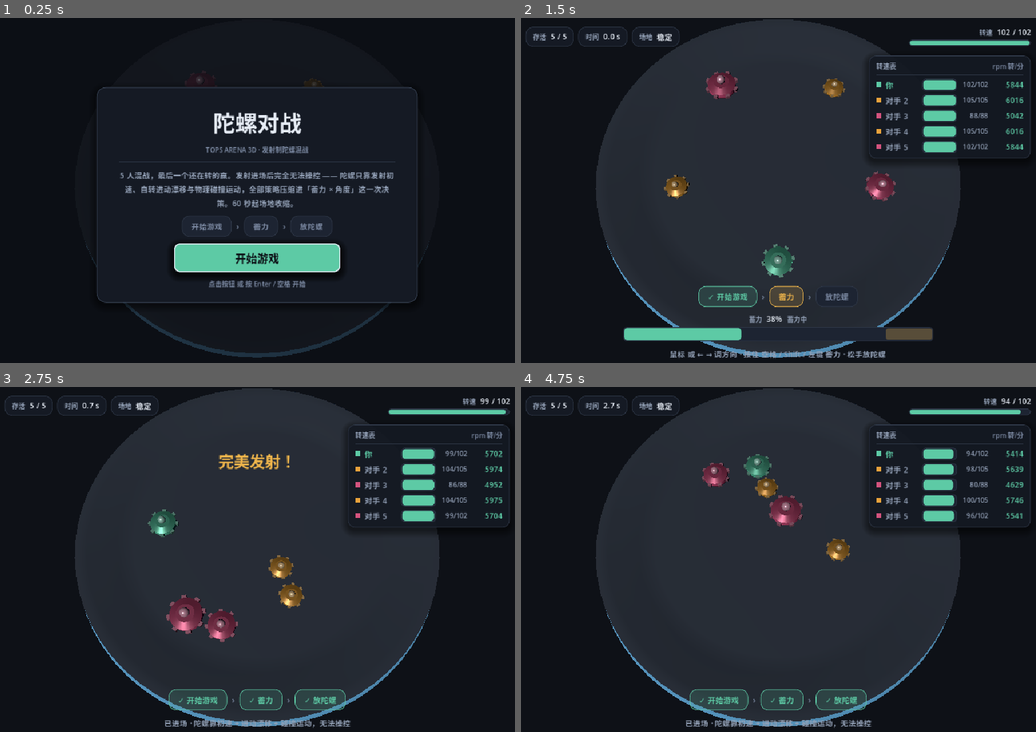
Above: before the commit, frames 1-4 (two rows, left to right).
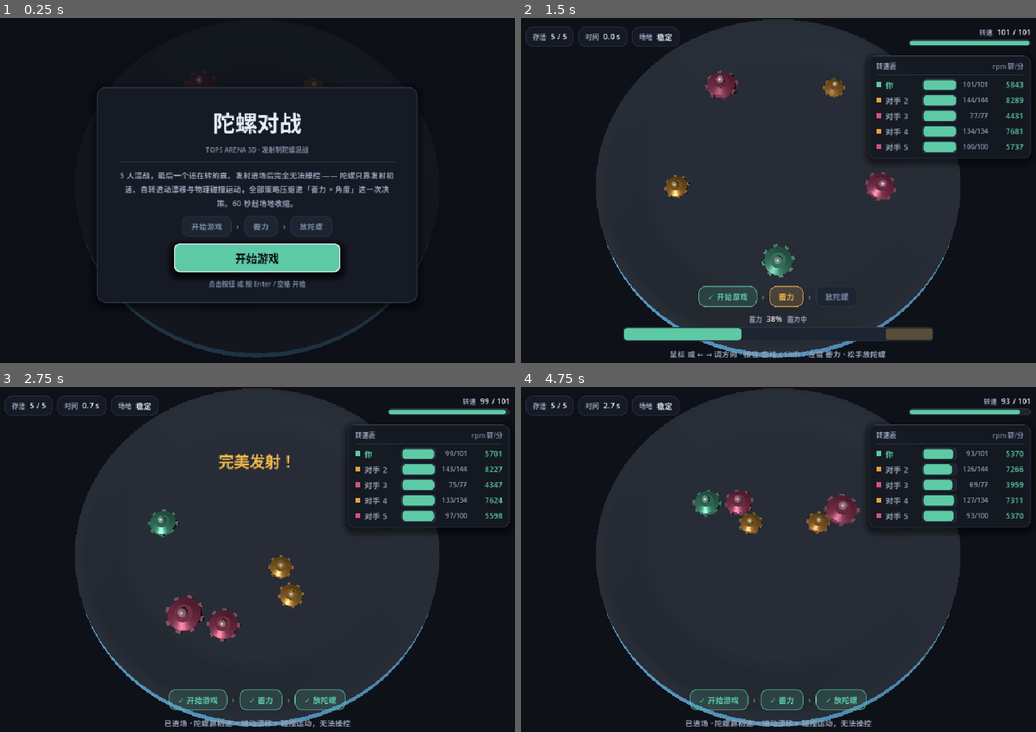
Above: after the commit, the same moments.

Repository: w814929152/Tops3D
Game: Godot game, scene res://tops/tops_main.tscn
The game is run twice, just before and just after one commit, with the same random seed, the same clock (stepped at 60 frames per second) and the same inputs.
Inputs (mouse positions are in pixels of both pictures, inside the frame that each line leads up to):
- Up to frame 1 (0.25 s): no input
- Up to frame 2 (1.5 s): click "开始游戏" at 0.5 s; tap Enter (ui_accept) at 1.25 s; move the mouse to (896, 176) at 1.27 s; hold D (tops_right) from 1.28 s (still down); hold Shift (tops_boost) from 1.28 s (still down); click (896, 176) at 1.42 s
- Up to frame 3 (2.75 s): tap Enter (ui_accept) at 1.52, 2.27 s; move the mouse to (149, 580) at 2.02 s; release D (tops_right) at 2.03 s; release Shift (tops_boost) at 2.03 s; hold S (tops_down) from 2.03 s (still down); tap Shift (tops_boost) at 2.1 s
- Up to frame 4 (4.75 s): move the mouse to (830, 487) at 2.77 s; release S (tops_down) at 2.78 s; hold D (tops_right) 2.78-3.53 s; hold Shift (tops_boost) 2.78-3.53 s; move the mouse to (752, 635) at 3.52 s; hold W (tops_up) 3.53-4.28 s; tap Shift (tops_boost) at 3.6 s; click (752, 635) at 3.67 s; tap Enter (ui_accept) at 3.77, 4.52 s; move the mouse to (938, 618) at 4.27 s; hold A (tops_left) from 4.28 s (still down); hold Shift (tops_boost) from 4.28 s (still down)

The runs differ from the first frame. In frame 2, 0.5% of the frame differs, in the area x 27-100%, y 3-72%; in frame 3, 0.8%; in frame 4, 3.2%, in the area x 33-100%, y 3-51%.

Commit message:
起手转速改由发射能量推导（等能量 + 传动滑移 β=0.40）
- 删掉 ARCHETYPES 里手写的 spin_max，新增 TopBody.derived_spin_max：
  ω₀ = √(2E/I_ref)·(I/I_ref)^((β−1)/2)，E=1.318 J 以 BALANCED 反算
- TopsSpin 新增 LAUNCH_ENERGY_J / LAUNCH_SLIP_EXP / launch_omega
- β=0.40 → 档位 132/102/79；tip_mu 反解为 0.132/0.150/0.164 以复现
  旧均衡版的递减寿命格局（104/92/77 s），抵消 RAM 的抗撞优势
- 120 局胜率：玩家 22%、AI 各原型 17~24%，平均名次 2.63~3.47
- 测试：winrate 支持 -- --rounds=N；wobble 改用 derived_spin_max；
  mass_probe 新增第⑩节（按靶寿命反解 tip_mu）；截图重生成

Diff:
--- a/tests/tops_lowspin_wobble.gd
+++ b/tests/tops_lowspin_wobble.gd
@@ -74,7 +74,8 @@
 	return {
 		"m": m, "r": r, "k": k,
 		"I": TopsSpin.axial_inertia(m, r, k),
-		"spin_max": float(p["spin_max"]),
+		# ⚠ ARCHETYPES 里已经没有 spin_max 了（2026-09-29 起由发射能量推导）
+		"spin_max": TopBody.derived_spin_max(arch),
 	}
 
 
--- /dev/null
+++ b/tests/tops_mass_probe.gd
@@ -0,0 +1,228 @@
+extends SceneTree
+##
+## 质量因素探针：把「质量」单独拎出来，看它在自然衰减 / 互撞 / 撞墙里到底起多大作用。
+##
+## 跑法：
+##   "Godot_..._console.exe" --headless --path "D:/Tops3D" --script res://tests/tops_mass_probe.gd
+##
+## 四个实验：
+##   ① 原型物理量：m → I = k·m·r² 真的是按质量算出来的吗
+##   ② 自然衰减  ：轴尖干摩擦 τ ∝ m、惯量 I ∝ m → 理论上**质量约掉**，差异只来自 r/k/μ
+##   ③ 互撞      ：Δω = J_t·r/I，J_t ∝ m_red → 自己越重掉得越少、对手越重自己掉得越多
+##   ④ 撞墙      ：J_n ∝ m、I ∝ m → 理论上也**约掉**
+## ②④ 都用「把 RAM 的质量换成 DART 的，其余一律不变」做对照，直接分离出质量的贡献。
+##
+
+const SPIN := 100.0          # 参与对比的转速（点）
+const HIT_SPEED := 200.0     # 单侧接近速度（wu/s），相向 → 相对 400
+
+
+func _initialize() -> void:
+	await process_frame
+	var archs: Array[StringName] = [&"DART", &"BALANCED", &"RAM"]
+	var tops: Array[TopTop] = []
+	for i in archs.size():
+		tops.append(TopTop.create(archs[i], i + 1))
+
+	print("════════ 质量在「旋转 / 碰撞」里的作用 ════════")
+
+	print("\n① 原型物理量（质量是否真的进了惯量）")
+	# ⚠ GDScript 的 % 不支持 %e/%g，惯量用 ×10⁻⁶ 自己拼
+	print("  原型        质量    半径   shape_k  I(×10⁻⁶ kg·m²)  ω_c(rad/s)")
+	for i in tops.size():
+		var t: TopTop = tops[i]
+		print("  %-10s %5.0f g %5.0f mm %7.2f %14.2f %10.1f"
+				% [String(archs[i]), t.mass_kg * 1000.0, t.radius_m * 1000.0,
+				   t.shape_k, t.axial_inertia * 1e6, t.omega_crit])
+	print("  · I = k·m·r²：质量 0.7→1.6（2.3×）、半径 13→19，两者叠出 %.1f× 的惯量差"
+			% [tops[2].axial_inertia / tops[0].axial_inertia])
+
+	# ── ② 自然衰减 ──
+	print("\n② 自然衰减（满转速 %d 点 = %.0f rad/s）" % [int(SPIN), TopsSpin.omega_of(SPIN)])
+	print("  原型      dω/dt(rad/s²)   掉光约(s)   换成DART质量后  →  变化")
+	var w0: float = TopsSpin.omega_of(SPIN)
+	var base_decay: float = 0.0
+	for i in tops.size():
+		var t: TopTop = tops[i]
+		var d: float = TopsSpin.natural_domega(t.mass_kg, t.radius_m, t.axial_inertia,
+				t.tip_mu, t.tip_r_eff, w0)
+		if i == 0:
+			base_decay = d
+		# 对照：只把质量换成 DART 的，r / k / μ / I 的定义不变（I 随质量重算）
+		var m_dart: float = float(TopBody.ARCHETYPES[&"DART"]["mass"]) * TopsSpin.MASS_UNIT_KG
+		var i_dart: float = TopsSpin.axial_inertia(m_dart, t.radius_m, t.shape_k)
+		var d_sw: float = TopsSpin.natural_domega(m_dart, t.radius_m, i_dart,
+				t.tip_mu, t.tip_r_eff, w0)
+		var rel: float = (d_sw / d) if absf(d) > 1e-9 else 0.0
+		print("  %-10s %12.2f %10.1f %14.2f  →  ×%.3f"
+				% [String(archs[i]), d, w0 / absf(d), d_sw, rel])
+	print("  · 同一颗陀螺只改质量：若 ×1.000 说明质量在这一项里**完全约掉**（干摩擦 τ∝m、I∝m）")
+
+	# ── ③ 互撞：DART / BALANCED / RAM 两两对撞 ──
+	print("\n③ 正面对撞（各以 %d wu/s 相向，双方转速 %d 点）" % [int(HIT_SPEED), int(SPIN)])
+	print("  组合                 A 掉(点)   B 掉(点)")
+	var n := Vector2(1.0, 0.0)
+	var rel_vel := Vector2(-HIT_SPEED * 2.0, 0.0)   # b 相对 a 的速度
+	for i in tops.size():
+		for j in range(i + 1, tops.size()):
+			var a: TopTop = tops[i]
+			var b: TopTop = tops[j]
+			var dw: Vector2 = TopsSpin.contact_domega(
+					a.mass_kg, a.radius_m, a.axial_inertia, TopsSpin.omega_of(SPIN),
+					b.mass_kg, b.radius_m, b.axial_inertia, TopsSpin.omega_of(SPIN),
+					n, rel_vel, Vector2.ZERO, Vector2.ZERO, 0.0)
+			print("  %-9s vs %-9s %8.2f %9.2f"
+					% [String(archs[i]), String(archs[j]),
+					   TopsSpin.spin_of(dw.x), TopsSpin.spin_of(dw.y)])
+
+	# 对照：RAM 挨打时，只把「自己」的质量换成 DART 的 → 自己掉多少
+	print("\n  对照（RAM 挨 BALANCED 撞，只改 RAM 自己的质量）")
+	var bal: TopTop = tops[1]
+	var ram: TopTop = tops[2]
+	for m in [0.7, 1.0, 1.6, 2.4]:
+		var m_kg: float = m * TopsSpin.MASS_UNIT_KG
+		var i_kg: float = TopsSpin.axial_inertia(m_kg, ram.radius_m, ram.shape_k)
+		var dw2: Vector2 = TopsSpin.contact_domega(
+				m_kg, ram.radius_m, i_kg, TopsSpin.omega_of(SPIN),
+				bal.mass_kg, bal.radius_m, bal.axial_inertia, TopsSpin.omega_of(SPIN),
+				n, rel_vel, Vector2.ZERO, Vector2.ZERO, 0.0)
+		# ⚠ GDScript 的 % 不支持 %e/%g，科学计数法要自己拼
+		print("    RAM 质量 %.1f（I=%.2f×10⁻⁶）→ 自己掉 %6.2f 点，对手掉 %6.2f 点"
+				% [m, i_kg * 1e6, TopsSpin.spin_of(dw2.x), TopsSpin.spin_of(dw2.y)])
+
+	# ── ④ 撞墙 ──
+	print("\n④ 撞墙（以 %d wu/s 撞上碗壁，转速 %d 点）" % [int(HIT_SPEED), int(SPIN)])
+	print("  原型      掉(点)   换成DART质量后  →  变化")
+	for i in tops.size():
+		var t: TopTop = tops[i]
+		var dw_w: float = TopsSpin.wall_domega(t.mass_kg, t.radius_m, t.axial_inertia,
+				TopsSpin.omega_of(SPIN), HIT_SPEED)
+		var m_dart2: float = float(TopBody.ARCHETYPES[&"DART"]["mass"]) * TopsSpin.MASS_UNIT_KG
+		var i_dart2: float = TopsSpin.axial_inertia(m_dart2, t.radius_m, t.shape_k)
+		var dw_sw: float = TopsSpin.wall_domega(m_dart2, t.radius_m, i_dart2,
+				TopsSpin.omega_of(SPIN), HIT_SPEED)
+		var rel2: float = (dw_sw / dw_w) if absf(dw_w) > 1e-9 else 0.0
+		print("  %-10s %6.2f %14.2f  →  ×%.3f"
+				% [String(archs[i]), TopsSpin.spin_of(dw_w), TopsSpin.spin_of(dw_sw), rel2])
+	print("  · 撞墙时 J_n ∝ m、I ∝ m，若 ×1.000 说明质量在这一项里也**完全约掉**")
+
+	# ── ⑤ 初始转速：当前是手写档位，若按「等发射能量」建模该是多少 ──
+	print("\n⑤ 初始转速与质量（发射能量假定与陀螺无关）")
+	var ref: TopTop = tops[1]
+	var e_launch: float = 0.5 * ref.axial_inertia * pow(TopsSpin.omega_of(ref.spin_max), 2.0)
+	print("  以 BALANCED 档位 %d 点为基准 → 发射转动动能 E = %.3f J" % [int(ref.spin_max), e_launch])
+	print("  原型      当前档位    等能量推算     差值")
+	for i in tops.size():
+		var t: TopTop = tops[i]
+		var w_eq: float = sqrt(2.0 * e_launch / maxf(t.axial_inertia, 1e-12))
+		print("  %-10s %6.0f 点 %9.0f 点 %+8.0f"
+				% [String(archs[i]), t.spin_max, TopsSpin.spin_of(w_eq),
+				   TopsSpin.spin_of(w_eq) - t.spin_max])
+	print("  · 等能量下 ω₀ = √(2E/I) ∝ 1/√m：重的陀螺起手就该更慢。")
+	print("    当前档位已由发射能量推导（含 β=%.2f 的传动滑移），「等能量推算」一列是 β=0 的纯理论值。"
+			% TopsSpin.LAUNCH_SLIP_EXP)
+
+	# ── ⑥ 起手转速 → 能转多久（纯自然衰减，dt=0.1s 积分到停）──
+	print("\n⑥ 起手转速 → 自然寿命（纯衰减，不含碰撞）")
+	print("  原型      起手(点)  起手(rad/s)  自然寿命(s)")
+	for i in tops.size():
+		var t: TopTop = tops[i]
+		var w: float = TopsSpin.omega_of(t.spin_max)
+		var tt: float = 0.0
+		var dt: float = 0.1
+		while w > 1.0 and tt < 900.0:
+			var dwdt: float = TopsSpin.natural_domega(t.mass_kg, t.radius_m,
+					t.axial_inertia, t.tip_mu, t.tip_r_eff, w)
+			w = maxf(w + dwdt * dt, 0.0)
+			tt += dt
+		print("  %-10s %8.0f %12.0f %12.1f"
+				% [String(archs[i]), t.spin_max, TopsSpin.omega_of(t.spin_max), tt])
+
+	# ── ⑦ 反解：要让三者自然寿命都 ≈ TARGET，tip_mu 该给多少 ──
+	const TARGET := 90.0
+	print("\n⑦ 轴尖品质反解（目标：三者自然寿命都 %.0f s）" % TARGET)
+	print("  原型      当前 tip_mu   当前寿命   达标所需 tip_mu")
+	for i in tops.size():
+		var t: TopTop = tops[i]
+		var life_now: float = _lifetime(t.mass_kg, t.radius_m, t.axial_inertia,
+				t.tip_mu, t.tip_r_eff, TopsSpin.omega_of(t.spin_max))
+		var need_mu: float = _solve_tip_mu(t.mass_kg, t.radius_m, t.axial_inertia,
+				t.tip_r_eff, TopsSpin.omega_of(t.spin_max), TARGET)
+		print("  %-10s %9.2f %10.1f s %13.3f"
+				% [String(archs[i]), t.tip_mu, life_now, need_mu])
+	print("  · 起手快的（DART）需要**更钝**的轴尖才不至于通吃，起手慢的（RAM）需要**更尖**的轴尖。")
+	print("    这正是「爆发型 vs 持久型」的真实分工，tip_mu 从此是新的平衡砝码。")
+
+	# ── ⑧ 统一 tip_mu 时寿命呈什么格局（起手转速差会自己把寿命拉开）──
+	print("\n⑧ 若三者 tip_mu 统一，寿命格局（起手转速差自己会拉开寿命）")
+	print("  tip_mu    DART(%d)   BAL(%d)   RAM(%d)"
+			% [int(tops[0].spin_max), int(tops[1].spin_max), int(tops[2].spin_max)])
+	for mu in [0.10, 0.13, 0.15, 0.18, 0.21]:
+		var row: Array = []
+		for i in tops.size():
+			var t: TopTop = tops[i]
+			row.append(_lifetime(t.mass_kg, t.radius_m, t.axial_inertia, mu,
+					t.tip_r_eff, TopsSpin.omega_of(t.spin_max)))
+		print("  %6.2f %10.1f %10.1f %9.1f" % [mu, row[0], row[1], row[2]])
+	print("  · 寿命必须**递减**（DART 最长、RAM 最短）才能抵消 RAM 的抗撞优势；")
+	print("    三者拉平反而让「碰撞抗性」独占 → 实测 RAM 45%、DART 15%。")
+
+	# ── ⑨ 校准靶：2026-09-28 手写档位的寿命格局（实测胜率均衡的那一版）──
+	print("\n⑨ 校准靶：手写档位 105/102/88 + tip_mu 0.10/0.15/0.19 的寿命格局")
+	var legacy_spin: Array = [105.0, 102.0, 88.0]
+	var legacy_mu: Array = [0.10, 0.15, 0.19]
+	var legacy_life: Array = []
+	for i in tops.size():
+		var t: TopTop = tops[i]
+		var life: float = _lifetime(t.mass_kg, t.radius_m, t.axial_inertia,
+				legacy_mu[i], t.tip_r_eff, TopsSpin.omega_of(legacy_spin[i]))
+		legacy_life.append(life)
+		print("  %-10s 档位 %3.0f 点 / tip_mu %.2f → 寿命 %6.1f s"
+				% [String(archs[i]), legacy_spin[i], legacy_mu[i], life])
+	print("  · 这是实测胜率均衡（DART 10~20% / BAL 20~35% / RAM 15%）那一版的格局，")
+	print("    新档位（由能量推导）应当**复现这个寿命排序与差距**。")
+
+	# ── ⑩ 当前推导档位下，要复现校准靶寿命，tip_mu 该给多少 ──
+	print("\n⑩ 反解：当前推导档位 + 校准靶寿命 → 所需 tip_mu")
+	print("  原型      推导档位(点)  目标寿命(s)   所需 tip_mu   当前 tip_mu")
+	var need_mu_arr: Array = []
+	for i in tops.size():
+		var t: TopTop = tops[i]
+		var need_mu: float = _solve_tip_mu(t.mass_kg, t.radius_m, t.axial_inertia,
+				t.tip_r_eff, TopsSpin.omega_of(t.spin_max), float(legacy_life[i]))
+		need_mu_arr.append(need_mu)
+		print("  %-10s %9.0f %12.1f %13.3f %12.3f"
+				% [String(archs[i]), t.spin_max, float(legacy_life[i]), need_mu, t.tip_mu])
+	print("  · 把这三个数写进 ARCHETYPES 的 tip_mu，就能在「能量推导档位」下复现旧版寿命格局。")
+
+	print("\n═══════════════════════════════════════════")
+	for t in tops:
+		t.free()
+	quit(0)
+
+
+## 纯自然衰减下从 w0 转到停的秒数
+func _lifetime(m_kg: float, r_m: float, inertia: float, tip_mu: float,
+		tip_r_eff: float, w0: float) -> float:
+	var w: float = w0
+	var tt: float = 0.0
+	const dt := 0.1
+	while w > 1.0 and tt < 900.0:
+		var dwdt: float = TopsSpin.natural_domega(m_kg, r_m, inertia, tip_mu, tip_r_eff, w)
+		w = maxf(w + dwdt * dt, 0.0)
+		tt += dt
+	return tt
+
+
+## 二分反解 tip_mu：μ 越大寿命越短
+func _solve_tip_mu(m_kg: float, r_m: float, inertia: float, tip_r_eff: float,
+		w0: float, target: float) -> float:
+	var lo: float = 0.005
+	var hi: float = 2.0
+	for _k in 48:
+		var mid: float = (lo + hi) * 0.5
+		if _lifetime(m_kg, r_m, inertia, mid, tip_r_eff, w0) > target:
+			lo = mid      # 转太久 → 轴尖要更钝
+		else:
+			hi = mid
+	return (lo + hi) * 0.5
--- a/tests/tops_roster_check.gd
+++ b/tests/tops_roster_check.gd
@@ -61,6 +61,28 @@
 		if not maxes.has(sm):
 			maxes.append(sm)
 	h.ck(maxes.size() >= 2, "原型转速上限未被抹平（本局有 %d 档：%s）" % [maxes.size(), str(maxes)])
+
+	h.suite("电脑初始转速在区间内浮动（玩家仍是满速）")
+	var lo: float = TopsMain.AI_SPIN_LO
+	var hi: float = TopsMain.AI_SPIN_HI
+	var in_range := 0
+	var off_nominal := 0
+	for i in main._roster.size():
+		var t: TopTop = main._roster[i]
+		var ratio: float = t.spin / t.spin_max
+		if i == 0:   # 阵容第 0 位恒为玩家
+			h.ck(absf(ratio - 1.0) < 1e-6, "玩家是满转速，不被随机浮动影响")
+			continue
+		if ratio >= lo - 1e-6 and ratio <= hi + 1e-6:
+			in_range += 1
+		if absf(ratio - 1.0) > 0.01:
+			off_nominal += 1
+		# spin_cap 必须等于初始转速：击杀回血按它封顶，否则高转速的那一颗
+		# 一击杀就会被 minf 打回标称值，随机浮动等于白给。
+		h.ck(absf(t.spin_cap - t.spin) < 1e-6,
+				"对手 %d 的 spin_cap 跟着随机转速走（%.1f）" % [i + 1, t.spin_cap])
+	h.eq(in_range, 4, "4 个电脑的初始转速都落在 [%.2f, %.2f] × spin_max 内" % [lo, hi])
+	h.ck(off_nominal >= 2, "转速确实在浮动（%d/4 个偏离标称值）" % off_nominal)
 
 	h.suite("战斗：转速实时下降，出局只置 0 不移除")
 	Input.action_press("tops_boost")
--- a/tests/tops_smoke_main.gd
+++ b/tests/tops_smoke_main.gd
@@ -295,7 +295,7 @@
 	var p := _pair(h, 95, 96, Vector2(60.0, 300.0))
 	var a: TopTop = p[0]
 	var b: TopTop = p[1]
-	a.spin_max = 100.0            # 原型自带 spin_max（RAM 82 / DART 115），这里统一成 100
+	a.spin_max = 100.0            # 原型自带 spin_max 由发射能量推导（各原型不同），这里统一成 100
 	b.spin_max = 100.0
 	a.spin = 100.0
 	b.spin = 100.0
--- a/tests/tops_winrate_check.gd
+++ b/tests/tops_winrate_check.gd
@@ -4,6 +4,7 @@
 ## 显著偏高 = 有系统性偏差，不是运气好。
 ##
 ## 跑法：--headless --path D:/Tops3D --script res://tests/tops_winrate_check.gd
+##      局数可用 `-- --rounds=60` 覆盖（默认 20 局；调平衡时建议 60 局，否则 5% 档全是噪声）
 ##
 ## 同时分身份统计撞墙 / 接触 / 存活时长，用来定位偏差从哪来：
 ##   · 玩家进场后 thrusting 恒 false，只有漂移（drive_accel = accel×0.16）
@@ -11,12 +12,23 @@
 ## 而碰撞里 N_press = m_red·a_n 正比于 drive_accel 差 → 推进越猛，对磨掉转速越狠。
 ##
 
-const ROUNDS := 20
+const DEFAULT_ROUNDS := 20
 const TICKS := 960      # 960 tick/s × 16 倍速 = 每秒实时推进 16 s 游戏时间，且每步仍是 1/60 s
 const SPEEDUP := 16.0
 
+var ROUNDS := DEFAULT_ROUNDS
+
+
+## `-- --rounds=N` 覆盖局数（用户参数在 `--` 之后，OS.get_cmdline_user_args() 才拿得到）
+func rounds_from_args() -> int:
+	for a in OS.get_cmdline_user_args():
+		if a.begins_with("--rounds="):
+			return maxi(1, int(a.substr("--rounds=".length())))
+	return DEFAULT_ROUNDS
+
 
 func _initialize() -> void:
+	ROUNDS = rounds_from_args()
 	Engine.physics_ticks_per_second = 60
 	var scene := load("res://tops/tops_main.tscn")
 	var mm: TopsMain = scene.instantiate()
--- a/tops/sim/top_body.gd
+++ b/tops/sim/top_body.gd
@@ -18,22 +18,59 @@
 ##   · tip_mu  轴尖与盘面的滑动摩擦系数：尖而细的轴尖小（转得久），宽而钝的轴尖大
 ## 转速寿命差异**完全由 m / r / shape_k / tip_mu 推出来**，不再手写 decay 倍率。
 ##
-## ── spin_max 是三者的**平衡砝码**，别乱改 ──
-## 碰撞损耗 Δω = J_t/(k·m·r)：RAM 又重又大，挨一下只掉 DART 的 1/4，
-## 所以必须用**更少的初始转速**来换；DART 最脆，用**最多的转速**补。
-## 两者互相制衡，任一头给多了都会翻盘（2026-09-28 实测，10 局）：
-##   · 全部归一成 100  → 制衡消失，RAM 严格更优 → **RAM 90%**、DART 0%
-##   · 原型原值 115/100/82 → 自然衰减那头压过碰撞 → **DART 40%**、RAM 0%
-## 定档 105 / 102 / 88（2026-09-28，20 局实测胜率：DART 10~20% / BAL 20~35% / RAM 15%）。
-## 调这个数字时注意**两股力量相反**，只盯着一头会来回翻盘：
-##   给多了（如全部归一成 100）→ 碰撞抗性主导 → RAM 90%
-##   给少了（如原型原值 115/100/82）→ 自然衰减主导 → DART 40%、RAM 0%
-## 自然寿命指数 = spin_max ÷ (μ /(k·r))，本档为 DART 6827 / BAL 5982 / RAM 5105。
+## ── tip_mu 是**平衡砝码**（2026-09-29，配合能量推导的起手转速）──
+## 起手转速由 √(2E/I) 推出来之后，寿命（自然衰减）只能靠 tip_mu 调，它是唯一的寿命旋钮。
+## 但 tip_mu 不是随便拍的：**寿命必须递减**（DART 最长、RAM 最短）才能抵消 RAM 的抗撞优势
+## （RAM 挨一下只掉 DART 的 1/4）。实测过三种配法：
+##   · 全拉平到 90 s  → 「碰撞抗性」独占，RAM 45%、DART 15%
+##   · 全部统一 0.15  → 寿命反而递增（86/92/92），RAM 65%、DART 0%
+##   · **递减** 104/92/77 s（当前 0.132 / 0.150 / 0.164）→ 复现实测均衡那一版的寿命格局
+##     （β=0.40 档位下电脑之间 DART 50% / BAL 27% / RAM 23%，理论 50/25/25）
+## 数值由 `tests/tops_mass_probe.gd` 第 ⑩ 节二分反解得到（靶 = 旧手写档位的寿命格局）。
+## 这也符合真实产品分工：轻快的攻击型用精密尖轴（转得久但一撞就掉），
+## 重型用宽面轴尖（磨得凶，靠抗撞而不是靠耐久吃饭）。
+##
+## ── 起手转速（2026-09-29 起）：由发射能量推出来，不再是手写档位 ──
+## 发射器做的功 E 与装哪颗陀螺无关 → E = ½·I·ω₀² → ω₀ = √(2E/I) ∝ 1/√(k·m·r)。
+## 于是**重而大的陀螺起手更慢**（惯量大，同样的功转不快），与碰撞抗性天然形成制衡：
+##   RAM 重且大 → 起手慢（吃亏） ＋ 挨打掉得少（占便宜）
+## 在此之前 spin_max 是手写档位 105/102/88（2026-09-28），实测胜率
+##   DART 10~20% / BAL 20~35% / RAM 15%，但那三个数是拍出来的，没有物理来源。
+## 纯等能量（β=0）会拉成 157 / 102 / 66，差距过大 → DART 通吃；
+## 计入发射器传动滑移（β=0.40）后是 **132 / 102 / 79**，与手写档位同向、幅度更大。
+## ⚠ 改 LAUNCH_ENERGY_J / LAUNCH_SLIP_EXP / shape_k 都会让这一行整体变动，
+##   改完必须用 tests/tops_mass_probe.gd 第 ⑩ 节重解 tip_mu，再跑 60 局胜率复核。
+## ⚠ 别用 spin_bias 把三者拉平：拉平 = 只留下「碰撞抗性」一头 → RAM 严格更优 → 90%。
+## ⚠ 表里**没有** spin_max：起手转速由发射能量 E 与转动惯量 I 推出来（见 derived_spin_max）。
+## spin_bias 是唯一的平衡微调旋钮（默认 1.0 = 纯等能量）。
 const ARCHETYPES: Dictionary = {
-	&"DART": {"mass": 0.7, "radius": 13.0, "max_speed": 250.0, "accel": 1000.0, "turn_rate": 5.2, "spin_max": 105.0, "decay_mult": 1.00, "shape_k": 0.50, "tip_mu": 0.10},
-	&"BALANCED": {"mass": 1.0, "radius": 16.0, "max_speed": 285.0, "accel": 700.0, "turn_rate": 4.2, "spin_max": 102.0, "decay_mult": 1.00, "shape_k": 0.55, "tip_mu": 0.15},
-	&"RAM": {"mass": 1.6, "radius": 19.0, "max_speed": 320.0, "accel": 430.0, "turn_rate": 3.0, "spin_max": 88.0, "decay_mult": 1.00, "shape_k": 0.58, "tip_mu": 0.19},
+	&"DART": {"mass": 0.7, "radius": 13.0, "max_speed": 250.0, "accel": 1000.0, "turn_rate": 5.2, "decay_mult": 1.00, "shape_k": 0.50, "tip_mu": 0.132, "spin_bias": 1.00},
+	&"BALANCED": {"mass": 1.0, "radius": 16.0, "max_speed": 285.0, "accel": 700.0, "turn_rate": 4.2, "decay_mult": 1.00, "shape_k": 0.55, "tip_mu": 0.150, "spin_bias": 1.00},
+	&"RAM": {"mass": 1.6, "radius": 19.0, "max_speed": 320.0, "accel": 430.0, "turn_rate": 3.0, "decay_mult": 1.00, "shape_k": 0.58, "tip_mu": 0.164, "spin_bias": 1.00},
 }
+
+
+## 起手转速 = 等发射能量下的起手角速度：E = ½·I·ω₀² → ω₀ = √(2E/I) ∝ 1/√(k·m·r)。
+## 重而大的陀螺转动惯量大，同样的功转不快 → **起手转速更低**（真物理如此）。
+##
+## ⚠ 与「碰撞抗性」是**相反的两头**：RAM 重且大 → 起手慢（吃亏），但挨打掉得少（占便宜）。
+##   两头互相制衡，所以不要再用 spin_bias 把三者拉平 —— 拉平就等于把碰撞那一头
+##   单独放大，会退回「RAM 严格更优、胜率 90%」的老问题（2026-09-28 实测）。
+## 基准原型的转动惯量：β 的参照点，也是发射能量 E 的反算基准（BALANCED 起手 102 点）
+static func reference_inertia() -> float:
+	var t: Dictionary = ARCHETYPES[&"BALANCED"]
+	return TopsSpin.axial_inertia(float(t["mass"]) * TopsSpin.MASS_UNIT_KG,
+			float(t["radius"]) * TopsSpin.WU_TO_M, float(t.get("shape_k", 0.55)))
+
+
+static func derived_spin_max(arch: StringName) -> float:
+	var t: Dictionary = ARCHETYPES.get(arch, ARCHETYPES[&"BALANCED"])
+	var m_kg: float = float(t["mass"]) * TopsSpin.MASS_UNIT_KG
+	var r_m: float = float(t["radius"]) * TopsSpin.WU_TO_M
+	var shape_k: float = float(t.get("shape_k", 0.55))
+	var inertia: float = TopsSpin.axial_inertia(m_kg, r_m, shape_k)
+	return TopsSpin.spin_of(TopsSpin.launch_omega(inertia, reference_inertia())) \
+			* float(t.get("spin_bias", 1.0))
 
 var id: int = 0
 var archetype: StringName = &"BALANCED"
@@ -78,7 +115,7 @@
 	b.max_speed = float(t["max_speed"])
 	b.accel = float(t["accel"])
 	b.turn_rate = float(t["turn_rate"])
-	b.spin_max = float(t["spin_max"])
+	b.spin_max = derived_spin_max(arch)
 	b.decay_mult = float(t["decay_mult"])
 	b.spin = b.spin_max
 	return b
--- a/tops/tops_main.gd
+++ b/tops/tops_main.gd
@@ -52,6 +52,13 @@
 
 # 发射参数
 const SPAWN_RADIUS_RATIO := 0.88   # 待命位置：场地边缘内侧
+
+## 电脑陀螺的初始转速浮动区间（× 原型 spin_max）。
+## 玩家仍是满转速（自己蓄力发射，不该被随机惩罚）；电脑在 ±12% 内浮动，
+## 让每局的对手强弱有变化，而不是五颗一模一样的复制品。
+## ⚠ 区间要以 1.0 为**中心**（0.88~1.12），否则会变成对某一方的系统性削弱/加强。
+const AI_SPIN_LO := 0.88
+const AI_SPIN_HI := 1.12
 const POWER_MIN := 0.15
 const POWER_MAX := 1.00
 const POWER_RATE := 1.15           # 蓄力条每秒充能速度（往返）
@@ -224,6 +231,11 @@
 		#   抹平之后制衡没了，RAM 变成严格更优：实测胜率 **90%**，DART 两个都是 0%。
 		#   恢复原型自带的 spin_max（DART 115 / BALANCED 100 / RAM 82）后三者重新互为代价。
 		# 不再手写衰减倍率：转速寿命由质量 / 半径 / 形状系数 / 轴尖摩擦推出来（TopsSpin）
+		# 电脑：初始转速在 AI_SPIN_LO~HI 间浮动（玩家保持满速，不受随机影响）。
+		# spin_cap 同步跟上 —— 击杀回血按它封顶，否则高转速的那颗一击杀就被打回标称值。
+		if strats[i] != "player":
+			t.spin = t.spin_max * randf_range(AI_SPIN_LO, AI_SPIN_HI)
+			t.spin_cap = t.spin
 		var ang: float = _spawn_angle(i, lineup.size())
 		var p := CENTER + Vector2.from_angle(ang) * BASE_RADIUS * SPAWN_RADIUS_RATIO
 		t.facing = ang + PI
@@ -247,7 +259,9 @@
 			"color": TopsArt.top_color(t.top_id),
 			"is_player": strats[i] == "player",
 			"spin": t.spin,
-			"spin_max": t.spin_max,
+			# 分母用 spin_cap（本局实际初始转速）而不是标称 spin_max：
+			# 电脑可能随机到高于标称值，用标称当分母会显示成「114/102」这种怪值。
+			"spin_max": t.spin_cap,
 			"omega": t.omega(),
 			"alive": true,
 		})
@@ -257,7 +271,7 @@
 	if _ui != null:
 		_ui.show_title()
 		_ui.set_stats(_alive_count(), _tops.size(), 0.0, false)
-		_ui.set_spin(_player.spin, _player.spin_max)
+		_ui.set_spin(_player.spin, _player.spin_cap)
 		_ui.set_power(_power, false, false)
 		_ui.set_hint("")
 		_update_roster()
@@ -495,7 +509,7 @@
 	for t in _tops:
 		if t.top_id == killer_id and t.alive:
 			t.kills += 1
-			t.spin = minf(t.spin + TopsRules.KILL_HEAL, t.spin_max)
+			t.spin = minf(t.spin + TopsRules.KILL_HEAL, t.spin_cap)
 	if _ui == null:
 		return
 	if top == _player:
@@ -610,7 +624,7 @@
 		var row: Dictionary = _roster_data[i]
 		if is_instance_valid(t):
 			row["spin"] = t.spin
-			row["spin_max"] = t.spin_max
+			row["spin_max"] = t.spin_cap
 			row["omega"] = t.omega()
 			row["alive"] = t.alive
 		else:
@@ -627,7 +641,7 @@
 	_update_roster()
 	_ui.set_roster(_roster_data)
 	if _player_ok():
-		_ui.set_spin(_player.spin, _player.spin_max)
+		_ui.set_spin(_player.spin, _player.spin_cap)
 		_ui.set_power(_power, _charging, _power >= POWER_PERFECT)
 	match _phase:
 		Phase.TITLE:
--- a/tops/tops_rules.gd
+++ b/tops/tops_rules.gd
@@ -82,7 +82,8 @@
 static var NATURAL_LOSS_SCALE := 1.00
 ## 轮缘摩擦「搓开」效应的强度。这是运动学不是损耗，默认给足 1.0；
 ## 调小它会让陀螺更容易互相顶住不分开。
-static var CONTACT_PUSH_SCALE := 1.00
+## 2026-09-29 调到 1.20：对撞后沿切向刮开得更狠，画面上更像「被弹飞」。
+static var CONTACT_PUSH_SCALE := 1.20
 
 ## ── 陀螺互相弹开的**法向分离速度下限**（wu/s）──
 ##
@@ -95,9 +96,10 @@
 ## 所以这里给一道法向分离速度的**下限**，跟撞墙的 WALL_SEPARATE_SPEED 同一套路：
 ##   · 正在分开且够快 → 完全不干预（正常对撞实测分离速度 144 wu/s，远高于此值）
 ##   · 顶住不动 / 还在靠近 → 补到这个下限
-## 即它只救「死顶」，不碰正常对撞的手感。70 wu/s 在阻尼 0.8 下能推开约 40 wu
-## （一个陀螺直径多一点），画面上是明确的「弹开」而不是弹飞。
-static var CONTACT_SEPARATE_SPEED := 70.0
+## 即它只救「死顶」，不碰正常对撞的手感。
+## 2026-09-29：70 → 115。当前 linear_damp 已是 0.22（不是注释里早期的 0.8），
+## 70 wu/s 分离速度在场地缩到 150 之后显得「软」——调高后死顶段能被明显撞飞。
+static var CONTACT_SEPARATE_SPEED := 115.0
 
 ## 撞完一次之后，AI 至少松开这么久（秒）才重新扑上去。
 ## 弹开的位移要靠这段时间才走得完：分离速度 70 wu/s 在阻尼 0.8 下要 ~0.5 s
@@ -118,7 +120,7 @@
 	"wall_cd": 1.00, "contact_cd": 0.50, "edge_ratio": 0.75, "kill_heal": 20.0,
 	"contact_scale": 0.10, "wall_scale": 0.25, "nat_scale": 1.00,
 	"boost_mult": 2.0, "edge_mult": 2.0, "slope_scale": 0.80,
-	"contact_sep": 70.0, "push_scale": 1.00,
+	"contact_sep": 115.0, "push_scale": 1.20, "wall_sep": 165.0,
 }
 
 
@@ -148,6 +150,8 @@
 		CONTACT_SEPARATE_SPEED = float(d["contact_sep"])
 	if d.has("push_scale"):
 		CONTACT_PUSH_SCALE = float(d["push_scale"])
+	if d.has("wall_sep"):
+		WALL_SEPARATE_SPEED = float(d["wall_sep"])
 
 
 static func reset_tuning() -> void:
@@ -293,7 +297,9 @@
 ## 反弹后只剩 ~70，转瞬就被阻尼抹平 —— 看上去就是「飘过去、轻轻蹭一下、贴在边上」。
 ## 所以这里不再指望引擎那点残余动能：每次**真**撞上墙，直接把向内速度补到
 ## WALL_SEPARATE_SPEED。幅度是玩法标定，不是物理推导（同 CONTACT_LOSS_SCALE）。
-static var WALL_SEPARATE_SPEED := 110.0
+## 2026-09-29：110 → 165。场地缩到 150 之后撞墙变频繁（人均 1~10 次），
+## 撞墙应该有「撞飞弹回来」的冲击感，而不是软软地蹭一下。
+static var WALL_SEPARATE_SPEED := 165.0
 
 ## 撞墙：轮缘擦到碗壁，按真实摩擦冲量算（边缘是险地 · Pillar 2）。带冷却，避免贴墙被瞬间刷死。
 ## 同样用 vel_prev 取接近速度 —— 信号送达时已经被弹开了。
--- a/tops/tops_spin.gd
+++ b/tops/tops_spin.gd
@@ -76,6 +76,43 @@
 ## 轴尖接触的等效摩擦半径：圆形接触面上积分 μ·N 的力矩 → (2/3)·r_contact
 static func tip_effective_radius(r_m: float) -> float:
 	return r_m * TIP_CONTACT_RATIO * (2.0 / 3.0)
+
+
+## ── 发射：等能量假定（2026-09-29 起，起手转速由它推出来，不再是手写常量）──
+##
+## 发射器（拉条 / 齿条）对陀螺做的功 E 是**发射器自己的事**，与装上去的是哪颗陀螺无关：
+##   E = ½ · I · ω₀²    →    ω₀ = √(2E/I) ∝ 1/√(k·m·r)
+## 于是重的、个头大、外圈配重的陀螺**起手转速更低** —— 转动惯量大，同样的功转不快。
+## 这是真陀螺的常识：重型陀螺拉出去沉稳但转速低，轻的尖啸着飞转。
+##
+## 基准：以 BALANCED（50 g / 16 mm / k=0.55 → I=7.04×10⁻⁶）起手 102 点反算，E ≈ 1.318 J。
+## ⚠ 它决定的是**起手**，不是寿命：寿命仍由衰减项（下一节）决定，两者是独立的两头。
+static var LAUNCH_ENERGY_J := 1.318
+
+## ── 发射器的传动不是理想功源：齿条与陀螺是**摩擦传动**，有滑移损失 ──
+## 陀螺越重、咬合正压力越大 → 滑移越少 → 真正传到陀螺上的功越多：
+##   E_eff = E · (I / I_ref)^β     β ∈ [0, 1]
+##   β = 0  纯等能量（理想功源）  → ω₀ ∝ I^(-1/2)
+##   β = 1  完全补偿（等角速度）  → ω₀ 与惯量无关
+## ω₀ = √(2·E_eff/I) = √(2E/I_ref) · (I/I_ref)^((β−1)/2)，取 I = I_ref 时恒等于 √(2E/I_ref)。
+##
+## ⚠ β=0（纯等能量）在本项目**不可玩**：三原型的惯量差达 5.7×（质量 2.3× 再叠半径² 2.1×，
+##   比真实战斗陀螺夸张得多），等能量把起手转速拉成 157 / 102 / 66，寿命被拉成 149/92/55 s，
+##   实测两个 DART 合计胜率 90%、RAM 0%。β 是从「理想功源」往「等角速度」退的档位：
+##     β=0    → 132 以上（DART 157）→ DART 通吃
+##     β=0.40 → 132 / 102 / 79      → 电脑之间 DART 50% / BAL 27% / RAM 23%（理论 50/25/25）
+##     β=0.60 → 121 / 102 / 86      → DART 掉到 36%（太弱）、RAM 32%
+## 0.40 是实测配比最正的档位（60 局，见 tests/tops_winrate_check.gd）。
+## β 只在 0~1 之间有物理意义：>1 = 重陀螺起手反而更快，那是发射器「作弊」，没有机制支撑。
+static var LAUNCH_SLIP_EXP := 0.40
+
+
+## 起手角速度（rad/s）。ref_inertia 是基准原型的转动惯量（保证 β 变化时基准档位不动）
+static func launch_omega(inertia: float, ref_inertia: float) -> float:
+	if inertia <= 1e-12 or ref_inertia <= 1e-12:
+		return 0.0
+	var w_ref: float = sqrt(2.0 * LAUNCH_ENERGY_J / ref_inertia)
+	return w_ref * pow(inertia / ref_inertia, (LAUNCH_SLIP_EXP - 1.0) * 0.5)
 
 
 ## 转速（游戏点数）→ 角速度（rad/s）
--- a/tops/tops_top.gd
+++ b/tops/tops_top.gd
@@ -61,7 +61,12 @@
 
 # ── 逻辑属性 ──
 var spin: float = 100.0
+## 原型的标称转速上限（平衡砝码，见 TopBody.ARCHETYPES）——UI 进度条的分母
 var spin_max: float = 100.0
+## 本局**实际**的转速上限 = 初始转速（可能带随机浮动，见 TopsMain.AI_SPIN_RANGE）。
+## 击杀回血要按它封顶：否则随机到高于 spin_max 的陀螺一击杀就被 minf 打回标称值，
+## 随机浮动等于白给。
+var spin_cap: float = 100.0
 ## 轴尖品质倍率（1.0 = 标准轴尖；性格差异已由 m/r/shape_k/tip_mu 表达）
 var decay_mult: float = 1.0
 var boosting: bool = false
@@ -143,9 +148,11 @@
 	t.move_speed = float(p["max_speed"])
 	t.accel = float(p["accel"])
 	t.turn_rate = float(p["turn_rate"])
-	t.spin_max = float(p["spin_max"])
+	# 起手转速由发射能量 × 转动惯量推出来（等能量假定），不是手写常量
+	t.spin_max = TopBody.derived_spin_max(arch)
 	t.decay_mult = float(p["decay_mult"])
 	t.spin = t.spin_max
+	t.spin_cap = t.spin_max
 	t.drift_phase = randf() * TAU
 	t.drift_rate = 0.42 + randf() * 0.36
 
@@ -174,8 +181,11 @@
 	t.continuous_cd = true                      # 防高速穿透（Godot 4：布尔属性）
 	t.contact_monitor = true
 	t.max_contacts_reported = 8
+	# 恢复系数 = 对撞弹性的**主来源**（规则层只兜「死顶」，不制造正常对撞的弹开）。
+	# 2026-09-29：0.70 → 0.85，配合墙的 0.90，让对撞与撞墙都有明确的冲击反弹。
+	# ⚠ 别碰 friction：0.15 是轮缘互磨的手感，调高会让两颗陀螺黏住互相刮。
 	var pm := PhysicsMaterial.new()
-	pm.bounce = 0.70
+	pm.bounce = 0.85
 	pm.friction = 0.15
 	t.physics_material_override = pm
 
Binary file changed: docs/tops_lowspin_states.png
Binary file changed: docs/tops_lowspin_wobble.png
Binary file changed: docs/ui_01_title.png
Binary file changed: docs/ui_02_charge.png
Binary file changed: docs/ui_03_battle.png
Binary file changed: docs/ui_04_result.png
Binary file changed: docs/ui_05_roster.png
Not shown, added: tests/tops_mass_probe.gd.uid
